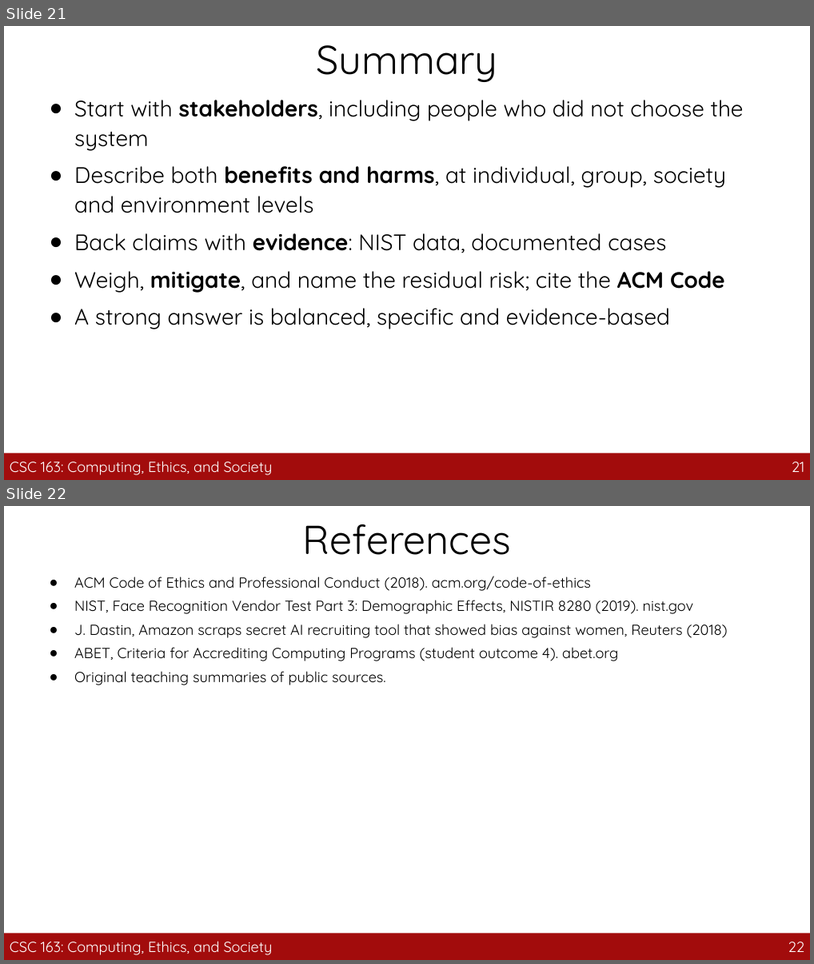
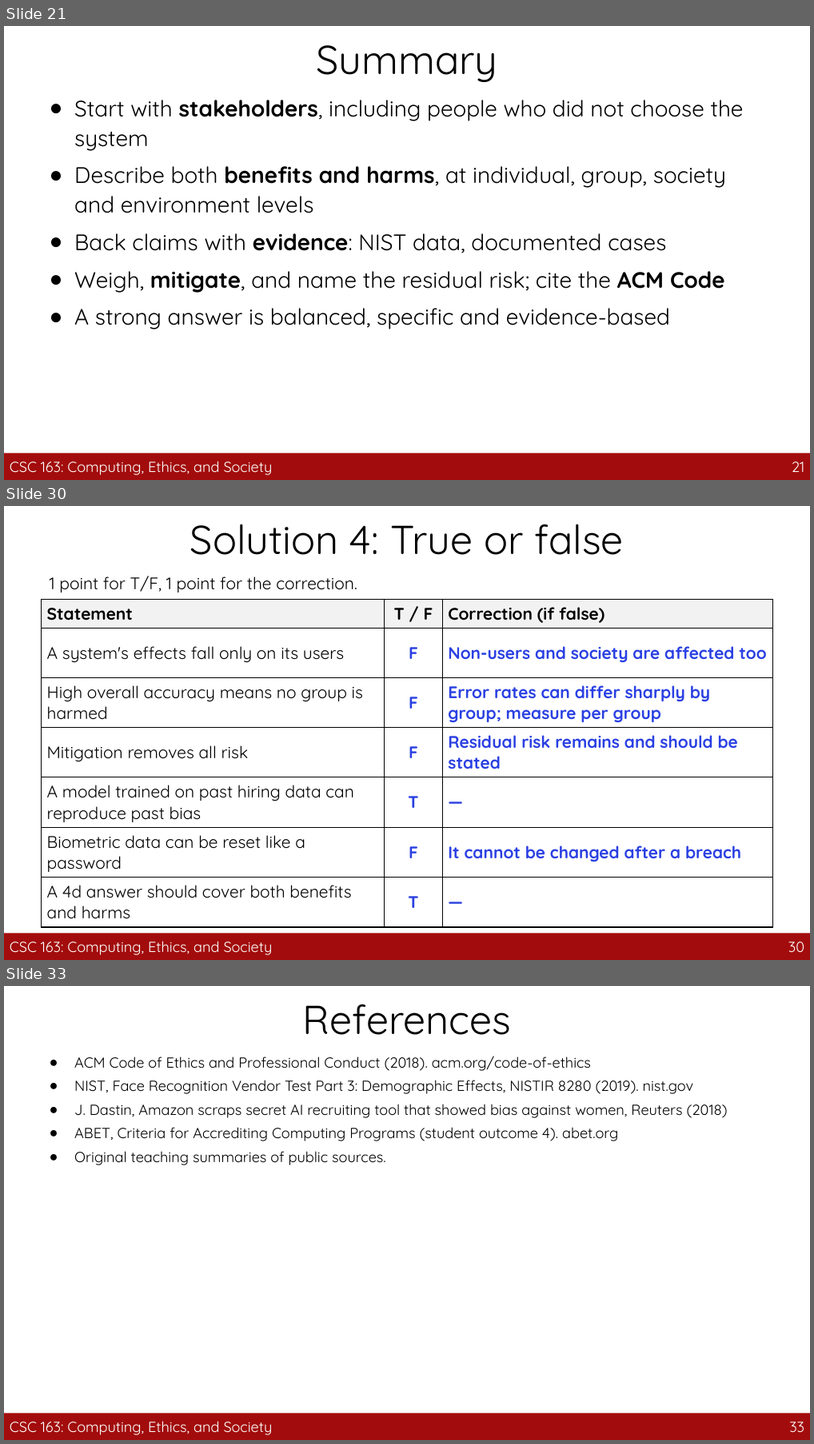
Before and after one commit to guhofstra/CSC163Fa26, a slide deck: PPTs/A4_Societal_Effects.pptx. Shown one above the other, each under a label of ours: slides 21 and 22 before the commit, slides 21, 30 and 33 after it; the slides between them are not shown. The pictures are 814x964 and 814x1444 pixels, drawn with LibreOffice and Linux fonts; fonts in the diff are those of the drawing. Boxes give left, top, right and bottom in pixels: in the first picture for what was removed or moved away, otherwise in the second. Text is boxed around its words. In the diff, an @@ line names an element or a change of style, - is before the commit and + after.

```diff
--- a/PPTs/A4_Societal_Effects.pptx
+++ b/PPTs/A4_Societal_Effects.pptx
@@ slide 30 added at (4, 506, 810, 960), background #FFFFFF @@
@@ title added at (190, 524, 623, 555), 36 pt, text #000000 @@
+Solution 4: True or false
@@ text added at (50, 576, 357, 592), 15 pt, text #000000 @@
+1 point for T/F, 1 point for the correction.
@@ table added at (41, 600, 774, 924), 7 rows, 3 columns @@
+Statement | T / F | Correction (if false)
+A system's effects fall only on its users | F | Non-users and society are affected too
+High overall accuracy means no group is harmed | F | Error rates can differ sharply by group; measure per group
+Mitigation removes all risk | F | Residual risk remains and should be stated
+A model trained on past hiring data can reproduce past bias | T | —
+Biometric data can be reset like a password | F | It cannot be changed after a breach
+A 4d answer should cover both benefits and harms | T | —
@@ rectangle added at (4, 932, 810, 959), fill #A20C0C @@
@@ text added at (10, 940, 273, 955), 13 pt, text #FFFFFF @@
+CSC 163: Computing, Ethics, and Society
@@ page number added at (789, 941, 805, 952), 13 pt, text #FFFFFF @@
+30
@@ what was slide 22 is now slide 33 @@
@@ page number at (790, 1421, 805, 1432): text changed @@
-22
+33
```
Also in this commit, not shown: 10 other slides added, 25 other files.
